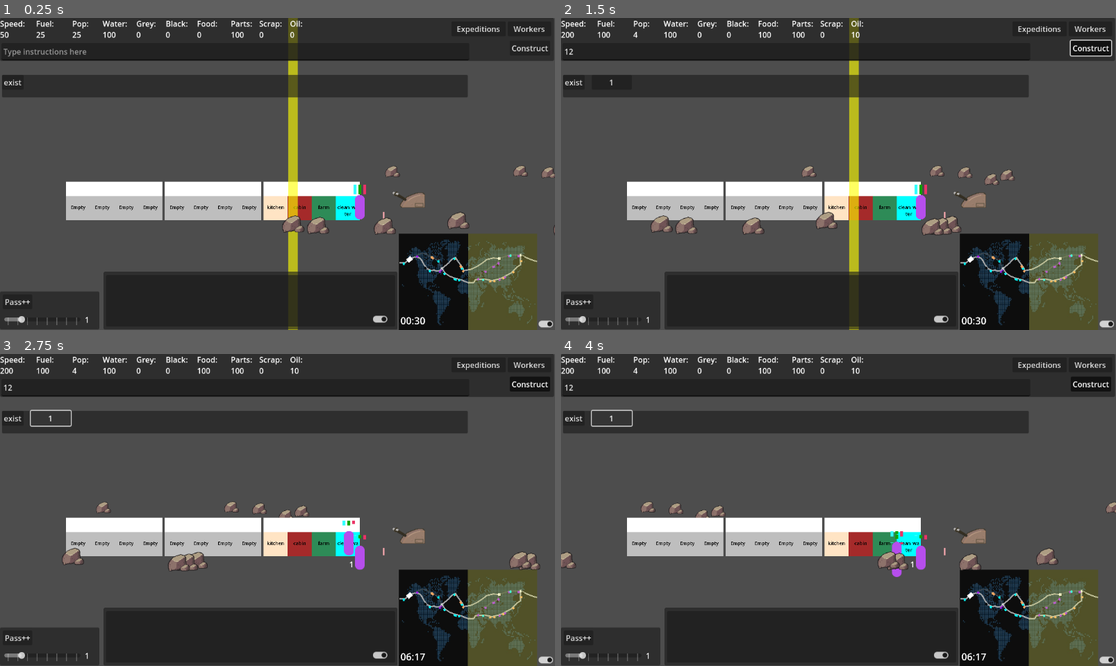
Above: before the commit, frames 1-4 (two rows, left to right).
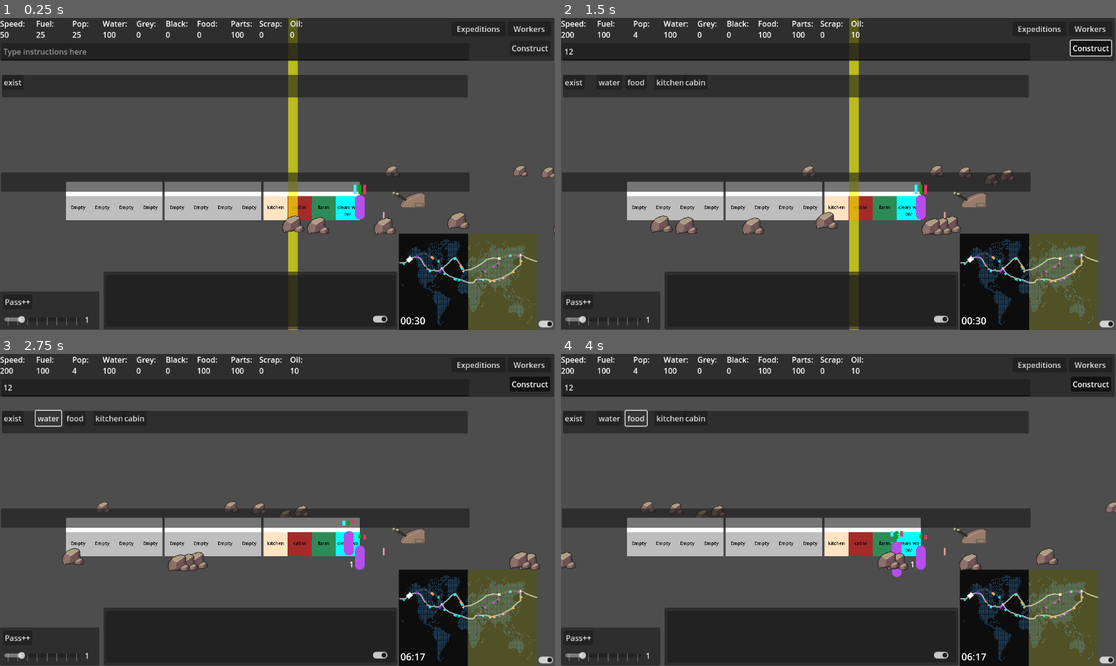
Above: after the commit, the same moments.

Repository: Sphinx111/ed_and_morgs_train_builder
Game: Godot game, scene res://Scenes/traincar.tscn
Same seed, same stepped clock (60 frames per second), same inputs: the game is played once before the commit and once after it.
Inputs (mouse positions are in pixels of both pictures, inside the frame that each line leads up to):
- Up to frame 1 (0.25 s): no input
- Up to frame 2 (1.5 s): click (794, 52) at 0.52 s; type "12" at 0.6 s; click "Construct" at 1.25 s
- Up to frame 3 (2.75 s): click (49, 419) at 2 s, where only the run before the commit has a clickable "1"
- Up to frame 4 (4 s): click "1" (after the commit: "water") at 2.75 s; click "1" (after the commit: "food") at 3.5 s

The runs differ from the first frame. In frame 1, 5.0% of the frame differs, in the area x 0-85%, y 49-56%; in frame 2, 5.2%; in frame 3, 5.3%; in frame 4, 5.3%, in the area x 0-85%, y 17-56%.

Commit message:
prorgess on buttons to add a new module to cars gui-ily

Diff:
--- a/Scenes/construction_panel.gd
+++ b/Scenes/construction_panel.gd
@@ -6,12 +6,16 @@
 
 func setup():
 	var newButton = Button.new()
-	newButton.text="amaazign"
-	add_child(newButton)
-	buttons.append(newButton)
-	newButton.text="%d" % buttons.size()
-	newButton.position.x = buttons.size() * 50 + 10
-	newButton.pressed.connect(pressButton.bind(newButton.text))
+	var buttonList = ["water", "food", "kitchen", "cabin"]
+	for buttonWord in buttonList:
+		newButton = Button.new()
+		newButton.text=buttonWord
+		add_child(newButton)
+		buttons.append(newButton)
+		newButton.position.x = buttons.size() * 60 + 10
+		newButton.pressed.connect(pressButton.bind(newButton.text))
 
 func pressButton(textyargument):
-	print ("%s amazingnesses achieved" % textyargument)
+	# $LineEdit.text =
+	print ("add %s at" % textyargument)
+#	$selectCarPanel.show()
--- a/Scenes/traincar.tscn
+++ b/Scenes/traincar.tscn
@@ -271,6 +271,13 @@
 offset_bottom = 78.0
 toggle_mode = true
 text = "Construct"
+
+[node name="selectCarPanel" type="Panel" parent="BasicUI"]
+layout_mode = 0
+offset_left = 2.0
+offset_top = 321.0
+offset_right = 975.0
+offset_bottom = 361.0
 
 [node name="Train" type="Node2D" parent="."]
 position = Vector2(51, 340)
